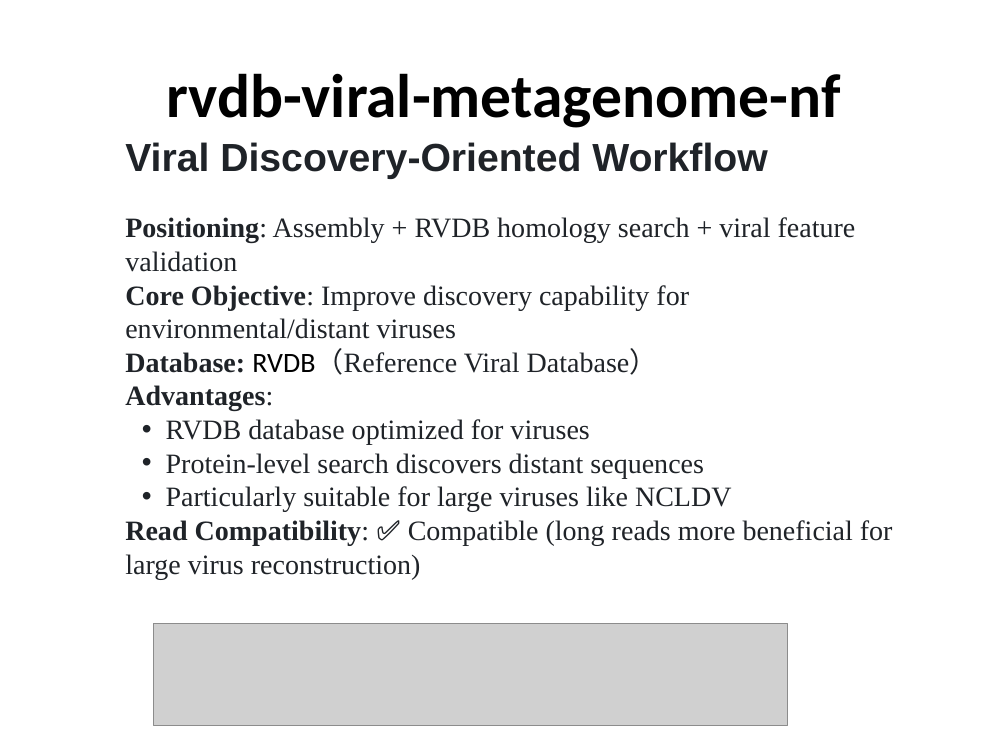
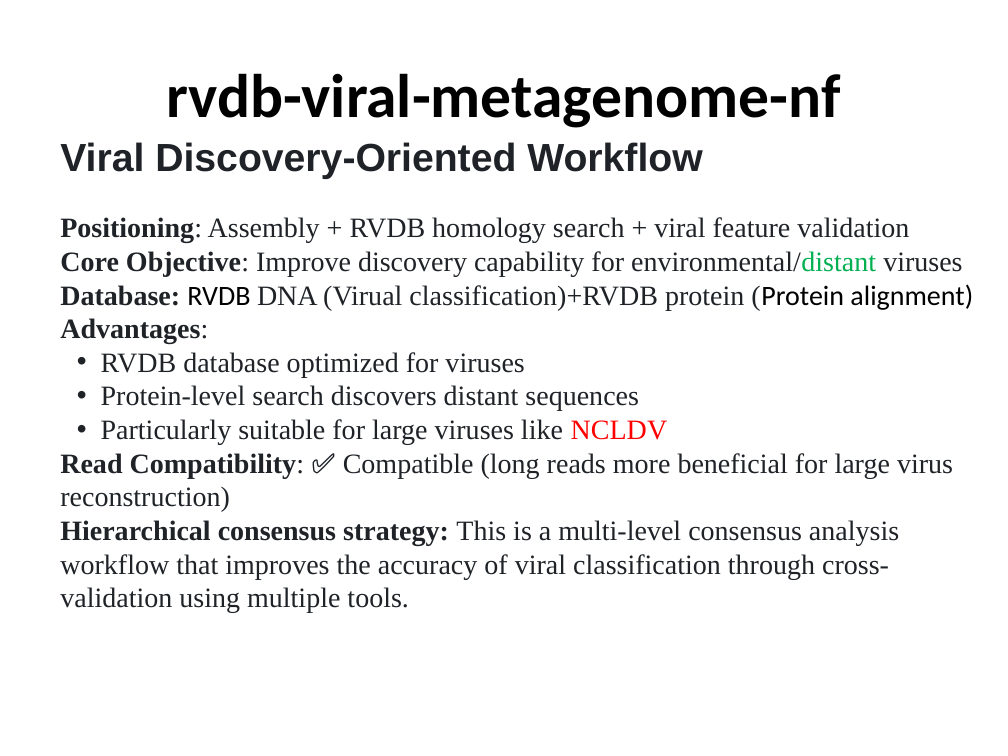
Before and after one commit to pengsihua2023/Metagenomic-Viral-Detection-Tool-Assessment, a slide deck: slide 13 of Wastewater Metagenomic Viral Detection Tool Assessment-1218.pptx. Drawn at 1008x756 pixels with LibreOffice and Linux fonts; fonts in the diff are those of the drawing; grey boxes stand for pictures. Boxes give left, top, right and bottom in pixels: in the first picture for what was removed or moved away, otherwise in the second. Text is boxed around its words. In the diff, an @@ line names an element or a change of style, - is before the commit and + after.

```diff
--- a/Wastewater Metagenomic Viral Detection Tool Assessment-1218.pptx
+++ b/Wastewater Metagenomic Viral Detection Tool Assessment-1218.pptx
@@ text "Viral Discovery-Oriented Workflow": place and size @@
-text "Viral Discovery-Oriented Workflow" at [125, 142, 893, 579]
+text "Viral Discovery-Oriented Workflow" at [60, 142, 973, 613]
@@ text at [60, 251, 962, 445]: text colour #1F2328 to #00B050 in "environmental/distant"; text colour #1F2328 to #FF0000 in "NCLDV" @@
@@ text at [60, 284, 973, 310]: text changed @@
-Database: RVDB（Reference Viral Database）
+Database: RVDB DNA (Virual classification)+RVDB protein (Protein alignment)
@@ text at [60, 520, 899, 613]: paragraph added @@
+Hierarchical consensus strategy: This is a multi-level consensus analysis workflow that improves the accuracy of viral classification through cross-validation using multiple tools.
@@ picture removed at [153, 623, 787, 726] @@
```
Also in this commit, not shown: 15 other slides changed.
